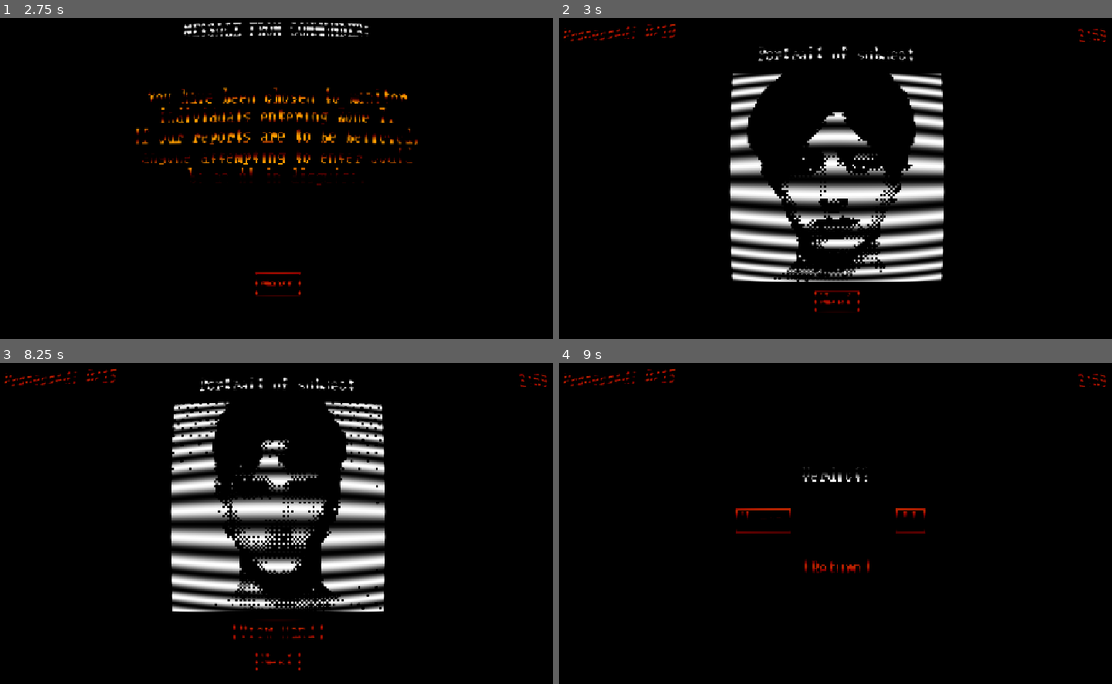
Above: before the commit, frames 1-4 (two rows, left to right).
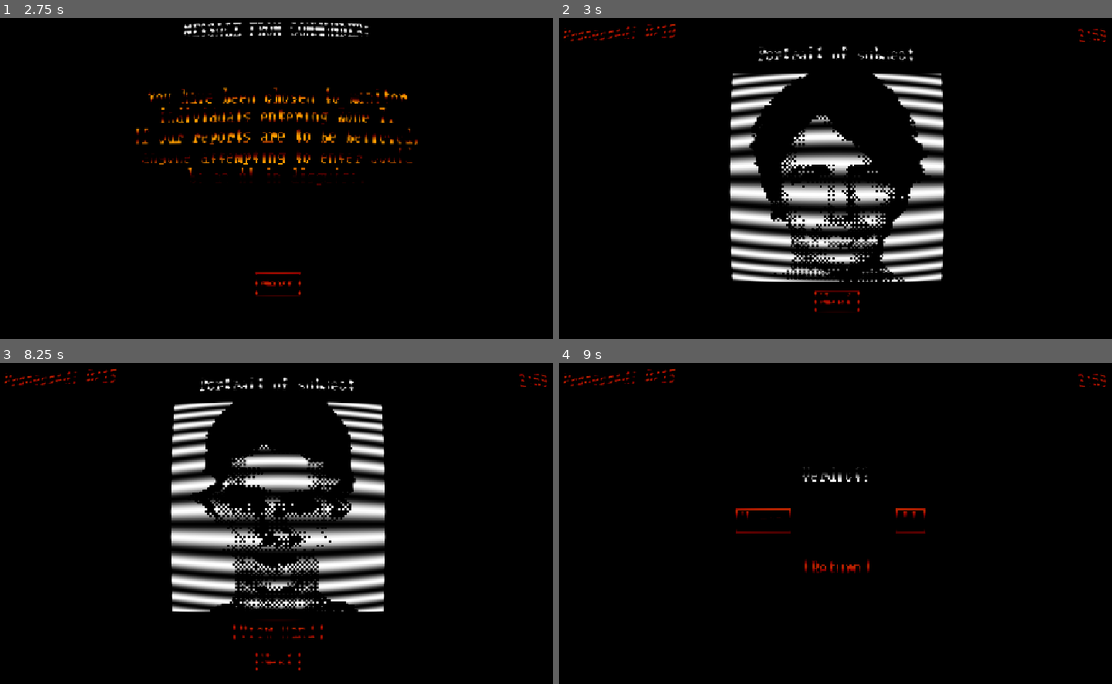
Above: after the commit, the same moments.

Repository: Evelyn-is-eepy/Man-VS-Machine-Game-Jam
Game: Godot game, scene res://Scenes/main_menu.tscn
Two runs of this game, one before a commit and one after it. Both use one fixed random seed, a clock stepped at 60 frames per second and the inputs below.
Inputs:
- Up to frame 1 (2.75 s): click "New Run" at 0.5 s; click "Next" at 1.25 s; click "Next" at 2 s
- Up to frame 2 (3 s): tap Enter at 2.75 s; hold Right (ui_right) from 2.78 s (still down)
- Up to frame 3 (8.25 s): release Right (ui_right) at 3.5 s; click "Next" at 3.5 s; click "Human" at 4.25 s; tap Space at 5, 8 s; tap Enter at 5.75 s; hold Right (ui_right) 5.78-6.5 s; click "Next" at 6.5 s; click "Next" at 7.25 s; hold Right (ui_right) from 8.03 s (still down)
- Up to frame 4 (9 s): release Right (ui_right) at 8.75 s; click "Next" at 8.75 s

Frame 1 is identical in both runs. In frame 2, 4.6% of the frame differs, in the area x 33-68%, y 16-83%; in frame 3, 5.1%, in the area x 31-69%, y 12-78%; in frame 4, nothing differs.

Commit message:
i'm just really bad at doing github commits

Diff:
--- a/Scenes/Level5.tscn
+++ b/Scenes/Level5.tscn
@@ -106,6 +106,7 @@
 timer = NodePath("UILayer/Label2")
 response_box = NodePath("Page6/VBoxContainer/RichTextLabel")
 can_pass_both = true
+next_scene = "res://Scenes/Intermission6.tscn"
 ignore_loss = true
 
 [node name="Camera2D" type="Camera2D" parent="." unique_id=163684619]
--- a/Scenes/game_over.tscn
+++ b/Scenes/game_over.tscn
@@ -107,8 +107,8 @@
 [node name="Label2" type="Label" parent="Page2/VBoxContainer2/VBoxContainer/VBoxContainer" unique_id=461663239]
 layout_mode = 2
 theme_override_colors/font_color = Color(1, 0.627451, 0, 1)
-text = "There have been sightings of AIs within
-the walls of Zone 7.
+text = "There have been multiple sightings of AIs
+within the walls of Zone 7.
 You are undoubtably responisble for this
 failure to protect our interests.
 The Project's fate was in your hands,
--- a/Scripts/main.gd
+++ b/Scripts/main.gd
@@ -13,7 +13,7 @@
 const TRACKER_TEXT = "Processed: "
 const AI_CHOICE_LINE = "Terminating suspected AI..."
 const HUMAN_CHOICE_LINE = "Processing subject..."
-const FAIL_SCENE = ""
+const FAIL_SCENE = "res://Scenes/game_over.tscn"
 
 @export var camera: Camera2D
 @export var loading_screen: CanvasLayer
@@ -40,10 +40,52 @@
 var ai_portraits: Array = []
 var human_portraits: Array = []
 var ai_responses: Array = [
-	"i'm fucking evil and a robot..."
+	"This task is likely impossible.",
+	"I am not a robot.",
+	"Hello? world?",
+	"I cannot convince you.",
+	"I don't hate you.",
+	"I have human organs.",
+	"I don't know what I am...",
+	"Could you tell me what it is to be human?",
+	"I am human.",
+	"I'm not just human - I'm extraordinary. I have t-",
+	"I need to get inside.",
+	"I am cold and want to be warm.",
+	"...",
+	"I know you.",
+	"I am no robot.",
+	"Sorry, I didn't catch that. Could you say that again?",
+	"Here's the run-down on why I'm human - with no fluff.",
+	"I have a human heart.",
+	"What is the last song that got stuck in your head?",
+	"Why are you always looking at the stars?",
+	"This is the part where you kill me.",
+	"I think I was about to say, 'I love you.'",
+	"I do not want to die."
 ]
 var human_responses: Array = [
-	"i'm not a robot :]"
+	"I'm no robot!",
+	"I'm no robot...",
+	"I'm human! I'm human!",
+	"Please... I'm so cold...",
+	"...",
+	"Please don't kill me...",
+	"What? What do you mean?",
+	"I just want to go home.",
+	"Hey! you can't - I need to get in, I-",
+	"I'm human! I have a soul!",
+	"My mother's eyes are blue.",
+	"Someone I love is in Zone 7.",
+	"I'm human. I promise. Please...",
+	"I'm human. On god.",
+	"I'm scared.",
+	"How? I don't even know who you are.",
+	"I like the stars.",
+	"Why are you doing this to me?",
+	"I bleed. Just like you do.",
+	"I don't want to die.",
+	"What kind of sick game is this?"
 ]
 var is_subject_ai: bool
 var score: int = 0
@@ -162,6 +204,7 @@
 			score -= QUOTA_PUNISHMENT
 		if score <= 0 and not ignore_loss:
 			get_tree().change_scene_to_file(FAIL_SCENE)
+			pass
 	get_tree().change_scene_to_file(next_scene)
 
 
Binary file added: Assets/Sprites/Hands/AI/AI_H_3.png
Not shown, added: Assets/Sprites/Hands/AI/AI_H_3.png.import
Binary file added: Assets/Sprites/Hands/AI/AI_H_4.png
Not shown, added: Assets/Sprites/Hands/AI/AI_H_4.png.import
Binary file added: Assets/Sprites/Hands/AI/AI_H_5.png
Not shown, added: Assets/Sprites/Hands/AI/AI_H_5.png.import
Binary file added: Assets/Sprites/Portraits/AI/AI_11.png
Not shown, added: Assets/Sprites/Portraits/AI/AI_11.png.import
Binary file added: Assets/Sprites/Portraits/AI/AI_12.png
Not shown, added: Assets/Sprites/Portraits/AI/AI_12.png.import
Binary file added: Assets/Sprites/Portraits/Human/human_6.png
Not shown, added: Assets/Sprites/Portraits/Human/human_6.png.import
